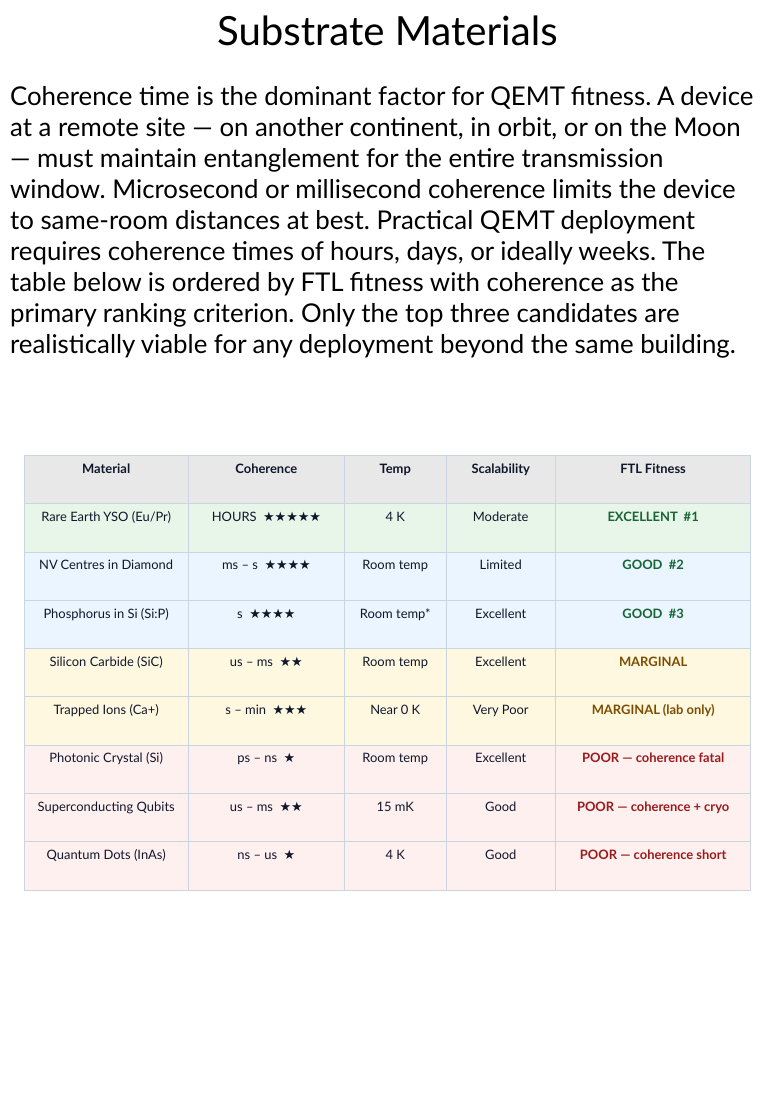
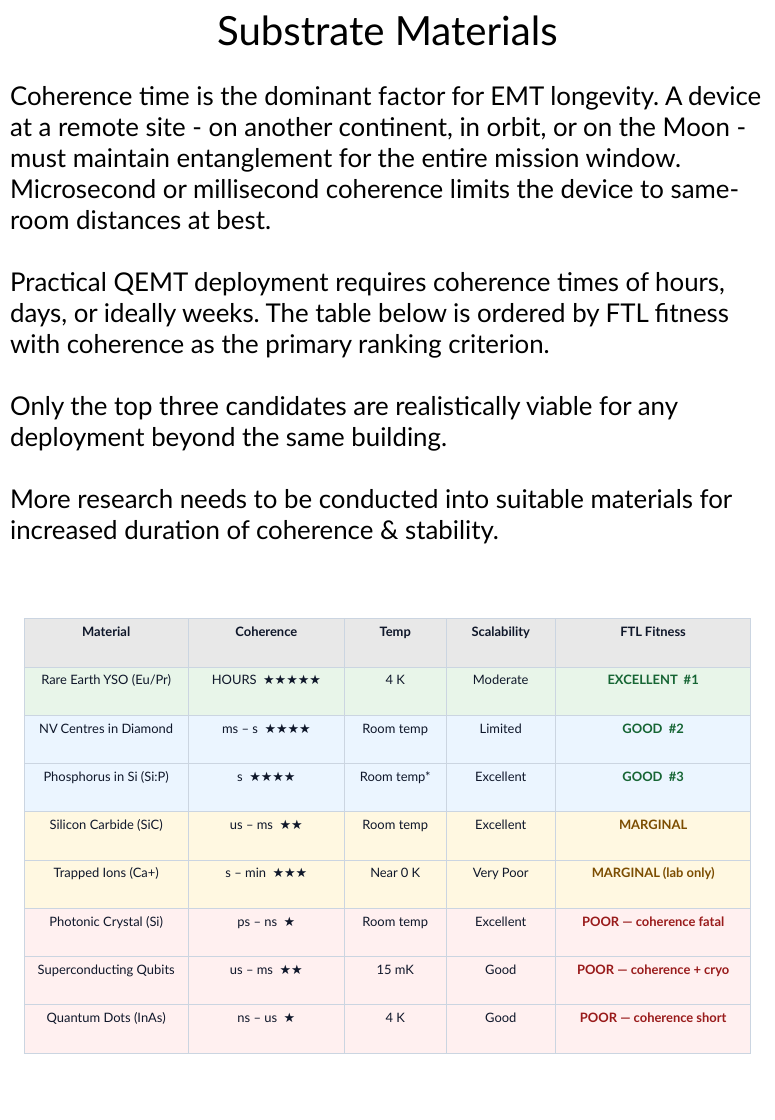
Before and after one commit to DansDesigns/EMT, a slide deck: slide 15 of QuantumEntangledMultiplexingTranceiver.pptx. Drawn at 775x1120 pixels with LibreOffice and Linux fonts; fonts in the diff are those of the drawing. Boxes give left, top, right and bottom in pixels: in the first picture for what was removed or moved away, otherwise in the second. Text is boxed around its words. In the diff, an @@ line names an element or a change of style, - is before the commit and + after.

```diff
--- a/QuantumEntangledMultiplexingTranceiver.pptx
+++ b/QuantumEntangledMultiplexingTranceiver.pptx
@@ text at (10,86,761,544): text changed @@
-Coherence time is the dominant factor for QEMT fitness. A device at a remote site — on another continent, in orbit, or on the Moon — must maintain entanglement for the entire transmission window. Microsecond or millisecond coherence limits the device to same-room distances at best. Practical QEMT deployment requires coherence times of hours, days, or ideally weeks. The table below is ordered by FTL fitness with coherence as the primary ranking criterion. Only the top three candidates are realistically viable for any deployment beyond the same building.
+Coherence time is the dominant factor for EMT longevity. A device at a remote site - on another continent, in orbit, or on the Moon - must maintain entanglement for the entire mission window.
+Microsecond or millisecond coherence limits the device to same-room distances at best.
+Practical QEMT deployment requires coherence times of hours, days, or ideally weeks. The table below is ordered by FTL fitness with coherence as the primary ranking criterion.
+Only the top three candidates are realistically viable for any deployment beyond the same building.
+More research needs to be conducted into suitable materials for increased duration of coherence & stability.
@@ table: place and size @@
-table at (24,456,750,890)
+table at (24,618,750,1052)
```
Also in this commit, not shown: 14 other slides changed.
